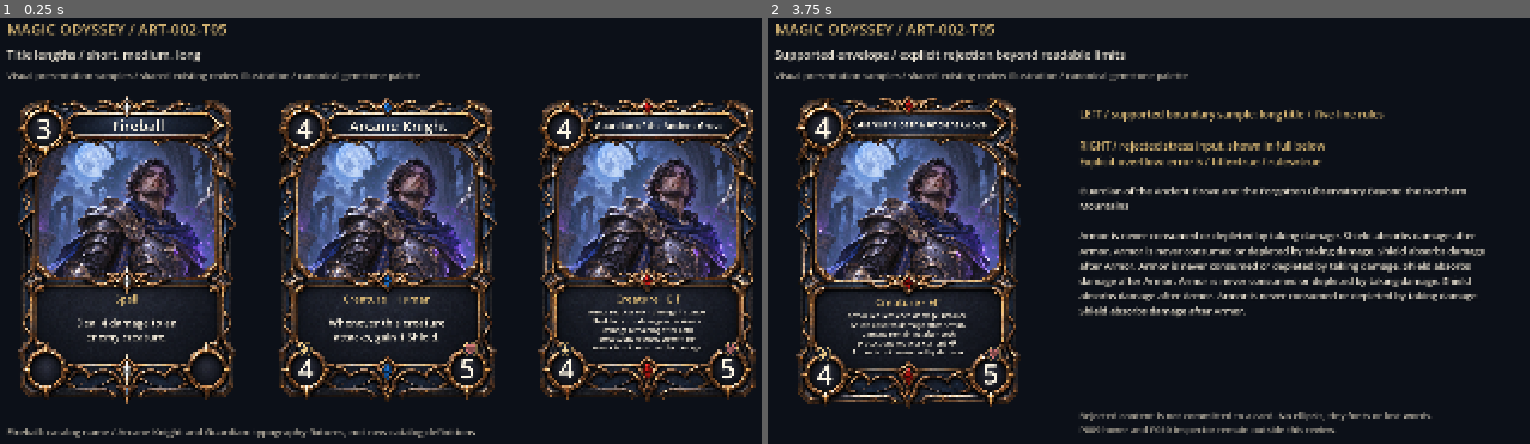
Above: before the commit, frames 1-2 (left to right).
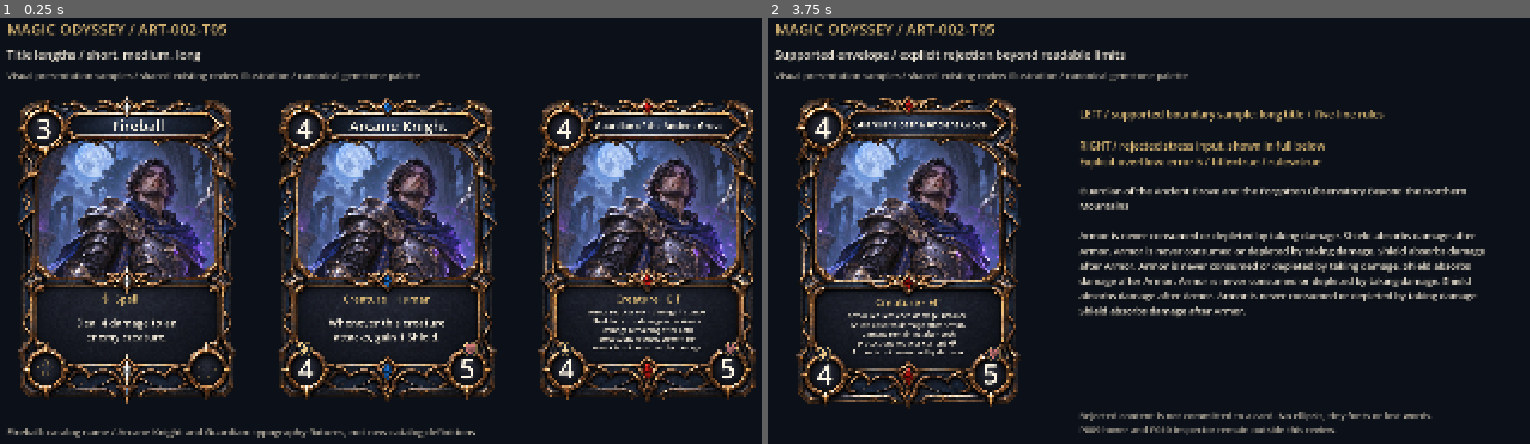
Above: after the commit, the same moments.

Repository: Franck-Allion/MagicOdyssey
Game: Godot game, scene res://docs/art/reviews/art002/t05/fixture.tscn
Same seed, same stepped clock (60 frames per second), same inputs: the game is played once before the commit and once after it. This scene is started directly instead of the project's main scene.
Inputs:
- Up to frame 1 (0.25 s): no input
- Up to frame 2 (3.75 s): tap Enter at 0.5, 2, 3.5 s; tap 1 at 0.6, 1.55, 2.1, 3.05 s; tap 7 at 0.8, 1.35, 2.3, 2.85 s; tap Space at 1.25, 2.75 s; tap 6 at 3.6 s

The runs differ from the first frame. In frame 1, less than 0.1% of the frame differs, in the area x 4-96%, y 64-85%; in frame 2, less than 0.1%.

Commit message:
feat(ui): polish card visuals and category consistency (ART-002-T06)

Diff:
--- a/docs/art/reviews/art002/t04b/capture.gd
+++ b/docs/art/reviews/art002/t04b/capture.gd
@@ -139,8 +139,8 @@
 				_label(page, "T04" if version == 0 else "T04B", Rect2(at+Vector2(75,215),Vector2(110,35)), 19)
 	await _save(viewport, "socket_optical_alignment_1080p.png")
 
-func _measure() -> void:
-	var csv: FileAccess = FileAccess.open(OUT+"numeral_measurements.csv", FileAccess.WRITE)
+func _measure(output_directory: String = OUT) -> void:
+	var csv: FileAccess = FileAccess.open(output_directory+"numeral_measurements.csv", FileAccess.WRITE)
 	csv.store_csv_line(PackedStringArray(["version","socket","value","scale","ink_center_dx_px","ink_center_dy_px","centroid_dx_source","centroid_dy_source","outline_radius_source","ink_height_px","safe_fit","centered","emblem_clear"]))
 	var viewport: SubViewport = _viewport(Vector2i(220,220))
 	var probe: NumeralProbe = NumeralProbe.new()
--- /dev/null
+++ b/docs/art/reviews/art002/t06/capture.gd
@@ -0,0 +1,154 @@
+extends SceneTree
+const FIXTURE: PackedScene = preload("res://docs/art/reviews/art002/t06/fixture.tscn")
+const CATEGORY: GDScript = preload("res://scripts/presentation/card_category_overlay.gd")
+const CONTENT: GDScript = preload("res://scripts/presentation/card_content_overlay.gd")
+const GEMS: GDScript = preload("res://scripts/presentation/rarity_gem_treatment.gd")
+const OUT: String = "res://docs/art/reviews/art002/t06/"
+var _failures: int = 0
+var _checks: int = 0
+
+class ManaBaseline extends CardStatOverlay:
+	func _draw() -> void:
+		draw_number(MANA_CENTER,_mana,126,145,TOKENS.color_token(&"text_bright"),SOCKET_SAFE_RADIUS)
+
+func _initialize() -> void:
+	call_deferred("_run")
+
+func _check(ok: bool, description: String) -> void:
+	_checks += 1
+	if not ok:
+		_failures += 1
+	print("%s %s" % ["PASS" if ok else "FAIL",description])
+
+func _viewport(dimensions: Vector2i) -> SubViewport:
+	var viewport: SubViewport = SubViewport.new()
+	viewport.size = dimensions
+	viewport.transparent_bg = true
+	viewport.render_target_update_mode = SubViewport.UPDATE_ALWAYS
+	root.add_child(viewport)
+	return viewport
+
+func _render(viewport: SubViewport) -> Image:
+	await process_frame
+	await process_frame
+	await RenderingServer.frame_post_draw
+	return viewport.get_texture().get_image()
+
+func _node_image(viewport: SubViewport, node: Control) -> Image:
+	viewport.add_child(node)
+	var image: Image = await _render(viewport)
+	viewport.remove_child(node)
+	node.free()
+	return image
+
+func _category_pixels() -> void:
+	var viewport: SubViewport = _viewport(Vector2i(1086,1448))
+	var mana: ManaBaseline = ManaBaseline.new()
+	mana.set_printed_values(12,0,0)
+	var original: PackedByteArray = (await _node_image(viewport,mana)).get_data()
+	var frame: Image = load("res://assets/_source/lot1/cards/frames/mo_card_frame_master_v03.png").get_image()
+	frame.convert(Image.FORMAT_RGBA8)
+	var frame_pixels: PackedByteArray = frame.get_data()
+	var gem_mask: Image = GEMS.MASK.get_image()
+	gem_mask.convert(Image.FORMAT_RGBA8)
+	var mask: PackedByteArray = gem_mask.get_data()
+	var previous: PackedByteArray = PackedByteArray()
+	for kind: CardContentOverlay.Category in [CardContentOverlay.Category.SPELL,CardContentOverlay.Category.EQUIPMENT]:
+		var overlay: CardCategoryOverlay = CATEGORY.new()
+		overlay.category = kind
+		overlay.set_printed_values(12,0,0)
+		var cue: Vector2 = overlay.category_cue_center()
+		var cue_rect: Rect2 = Rect2(cue-Vector2(32,32),Vector2(64,64))
+		_check(CONTENT.TYPE_BOUNDS.encloses(cue_rect) and not cue_rect.intersects(CONTENT.RULES_BOUNDS),"category cue stays in the existing type line")
+		var clean: PackedByteArray = (await _node_image(viewport,overlay)).get_data()
+		var outside: int = 0
+		var changed_gems: int = 0
+		var transparency_changes: int = 0
+		var socket_changes: PackedInt32Array = PackedInt32Array([0,0])
+		var common_socket_difference: int = 0
+		for offset: int in range(0,clean.size(),4):
+			var point_index: int = offset/4
+			var point: Vector2 = Vector2(point_index % 1086,point_index/1086)
+			var socket: int = -1
+			if point.distance_to(CardStatOverlay.ATTACK_CENTER) <= CATEGORY.ENGRAVING_RADIUS:
+				socket = 0
+			elif point.distance_to(CardStatOverlay.HEALTH_CENTER) <= CATEGORY.ENGRAVING_RADIUS:
+				socket = 1
+			var changed: bool = false
+			for channel: int in range(4):
+				changed = changed or clean[offset+channel] != original[offset+channel]
+				if not previous.is_empty() and socket >= 0 and clean[offset+channel] != previous[offset+channel]:
+					common_socket_difference += 1
+			if not changed:
+				continue
+			if socket >= 0:
+				socket_changes[socket] += 1
+			elif not cue_rect.has_point(point):
+				outside += 1
+			if mask[offset] > 0:
+				changed_gems += 1
+			if frame_pixels[offset+3] != 255:
+				transparency_changes += 1
+		_check(outside == 0 and socket_changes[0] > 100 and socket_changes[1] > 100,
+			"INACTIVE_BOUNDARIES category=%s outside=%d socket_pixels=%s" % [CONTENT.category_name(kind),outside,socket_changes])
+		_check(changed_gems == 0 and transparency_changes == 0,"no rarity-mask or original transparency interference gems=%d alpha=%d" % [changed_gems,transparency_changes])
+		_check(common_socket_difference == 0,"Spell and Equipment use the identical neutral socket seal")
+		var junk: CardCategoryOverlay = CATEGORY.new()
+		junk.category = kind
+		junk.set_printed_values(12,99,999,99)
+		junk.set_shield_overlay(999)
+		var junk_pixels: PackedByteArray = (await _node_image(viewport,junk)).get_data()
+		_check(clean == junk_pixels,"PHANTOM_STATS category=%s ignored Attack/Health/Armor/Shield" % CONTENT.category_name(kind))
+		previous = clean
+	viewport.queue_free()
+	await process_frame
+
+func _integrated_categories() -> void:
+	var scene: Control = FIXTURE.instantiate() as Control
+	scene.set_anchors_preset(Control.PRESET_TOP_LEFT)
+	scene.size = Vector2(1920,1080)
+	root.add_child(scene)
+	scene.visible = false
+	var data: Array[CardContentOverlay.Content] = scene.call("category_samples")
+	var holder: Control = Control.new()
+	scene.add_child(holder)
+	for kind: CardContentOverlay.Category in [CardContentOverlay.Category.CREATURE,CardContentOverlay.Category.SPELL,CardContentOverlay.Category.EQUIPMENT]:
+		var card: Control = scene.call("_show",holder,Vector2.ZERO,760,data[int(kind)],3,1,3,2,1,5) as Control
+		var text: CardContentOverlay = card.get_node("CardContent") as CardContentOverlay
+		var stats: CardStatOverlay = card.get_child(card.get_child_count()-1) as CardStatOverlay
+		_check(text.accepted_content.category == kind and text.title_label.text == data[int(kind)].title and text.rules_label.get_parsed_text() == data[int(kind)].rules,"integrated category keeps complete T05 text")
+		_check((stats is CardCategoryOverlay) == (kind != CardContentOverlay.Category.CREATURE),"category selects the correct reusable stat renderer")
+		_check(card.size == Vector2(1086,1448) and card.get_child(0).position == Vector2(124,207),"original card geometry and illustration aperture")
+		card.free()
+	scene.free()
+
+func _capture(filename: String, dimensions: Vector2i, mode: int) -> void:
+	var viewport: SubViewport = _viewport(dimensions)
+	var scene: Control = FIXTURE.instantiate() as Control
+	scene.set_anchors_preset(Control.PRESET_TOP_LEFT)
+	scene.size = Vector2(dimensions)
+	viewport.add_child(scene)
+	scene.set("_mode",mode)
+	scene.call("_rebuild")
+	var image: Image = await _render(viewport)
+	var result: Error = image.save_png(OUT+filename)
+	_check(result == OK and image.get_size() == dimensions,"CAPTURE %s %s exit=%d" % [filename,dimensions,result])
+	viewport.queue_free()
+	await process_frame
+
+func _run() -> void:
+	if DisplayServer.get_name() == "headless":
+		push_error("T06 capture requires a graphical renderer")
+		quit(2)
+		return
+	_integrated_categories()
+	await _category_pixels()
+	await _capture("creature_spell_equipment_1080p.png",Vector2i(1920,1080),0)
+	await _capture("inactive_sockets_closeup_1080p.png",Vector2i(1920,1080),1)
+	await _capture("icons_closeup_1080p.png",Vector2i(1920,1080),2)
+	await _capture("mixed_hand_1080p.png",Vector2i(1920,1080),3)
+	await _capture("mixed_hand_720p.png",Vector2i(1280,720),4)
+	await _capture("rarity_category_matrix_1080p.png",Vector2i(1920,1080),5)
+	await _capture("final_card_1080p.png",Vector2i(1920,1080),6)
+	print("T06_CHECKS=%d FAILURES=%d" % [_checks,_failures])
+	quit(0 if _failures == 0 else 1)
--- /dev/null
+++ b/docs/art/reviews/art002/t06/fixture.gd
@@ -0,0 +1,97 @@
+extends "res://docs/art/reviews/art002/t05/fixture.gd"
+## T06 review only; inherits the existing ART-002 card composer and T05 content data.
+
+func _ready() -> void:
+	super._ready()
+	for argument: String in OS.get_cmdline_user_args():
+		if argument.begins_with("--mode="):
+			_mode = clampi(argument.trim_prefix("--mode=").to_int(),0,6)
+	_rebuild()
+
+func _unhandled_key_input(event: InputEvent) -> void:
+	if event is InputEventKey and event.is_pressed() and not event.is_echo():
+		var key: InputEventKey = event as InputEventKey
+		if key.keycode >= KEY_1 and key.keycode <= KEY_7:
+			_mode = key.keycode-KEY_1
+			_rebuild()
+
+func _show(parent: Control, origin: Vector2, height: float, data: CardContentOverlay.Content,
+		rarity: int = 3, armor: int = 0, shield: int = 0, cost: int = 4,
+		attack: int = 4, health: int = 5, emerald: bool = false) -> Control:
+	var material_override: ShaderMaterial = GEM_TREATMENT.create_material(&"epic",true) if emerald else null
+	return _card(parent,origin,height,rarity,material_override,armor,shield,cost,attack,health,data)
+
+func category_samples() -> Array[CardContentOverlay.Content]:
+	return [fields("Rampart Guard",CardContentOverlay.Category.CREATURE,"Human","Armor 1."),
+		fields("Fireball",CardContentOverlay.Category.SPELL,"","Deal 4 damage to an enemy creature."),
+		fields("Bastion Armor",CardContentOverlay.Category.EQUIPMENT,"","Equipped creature has +2 Armor.")]
+
+func _crop(parent: Control, at: Vector2, bounds: Rect2, factor: float, data: CardContentOverlay.Content,
+		armor: int = 0, shield: int = 0, attack: int = 4, health: int = 5) -> void:
+	var crop: Control = Control.new()
+	crop.position = at
+	crop.size = bounds.size*factor
+	crop.clip_contents = true
+	parent.add_child(crop)
+	_show(crop,-bounds.position*factor,1448*factor,data,3,armor,shield,2,attack,health)
+
+func _rebuild() -> void:
+	if not is_node_ready():
+		return
+	if is_instance_valid(_stage):
+		remove_child(_stage)
+		_stage.queue_free()
+	_stage = Control.new()
+	_stage.size = Vector2(1920,1080)
+	var factor: float = minf(size.x/1920.0,size.y/1080.0)
+	_stage.scale = Vector2.ONE*factor
+	_stage.position = (size-_stage.size*factor)*0.5
+	add_child(_stage)
+	var background: ColorRect = ColorRect.new()
+	background.size = _stage.size
+	background.color = TOKENS.color_token(&"background")
+	_stage.add_child(background)
+	_label(_stage,"MAGIC ODYSSEY / ART-002-T06",Rect2(60,25,1800,55),36,TOKENS.color_token(&"accent"),&"SectionHeading")
+	var headings: PackedStringArray = ["One family / Creature, Spell and Equipment", "Dormant enamel / engraved seals, unchanged sockets", "Material detail / source-space icons and numerical sockets", "Mixed seven-card hand / canonical rarities + explicit emerald sample", "Mixed seven-card hand / canonical rarities + explicit emerald sample", "Rarity and category compatibility / canonical palette and opt-in emerald", "Rampart Guard / complete inspection candidate"]
+	_label(_stage,headings[_mode],Rect2(60,92,1800,45),28,TOKENS.color_token(&"text"))
+	_label(_stage,"Shared original test portrait / visual samples only / original v03 artwork, typography and numerical registration",Rect2(60,147,1800,40),22,TOKENS.color_token(&"secondary"))
+	var cases: Array[CardContentOverlay.Content] = category_samples()
+	if _mode == 0:
+		for index: int in range(3):
+			_show(_stage,Vector2(70+625*index,215),740,cases[index],3,1 if index == 0 else 0,0,2 if index == 0 else 3,1,5)
+		_label(_stage,"Same frame and violet Epic / dormant seals are ornamental, never zero-valued statistics",Rect2(60,1000,1800,40),24,TOKENS.color_token(&"secondary"))
+	elif _mode == 1:
+		for index: int in range(3):
+			_label(_stage,["CREATURE / active 12 and 10","SPELL / dormant","EQUIPMENT / dormant"][index],Rect2(60,290+index*270,560,60),27,TOKENS.color_token(&"accent"))
+			_crop(_stage,Vector2(650,215+index*270),Rect2(40,1130,1006,300),0.95,cases[index],1 if index == 0 else 0,3 if index == 0 else 0,12,10)
+	elif _mode == 2:
+		_crop(_stage,Vector2(95,330),Rect2(40,35,240,260),1.2,cases[0],1,3)
+		_crop(_stage,Vector2(570,335),Rect2(40,1130,1006,300),1.2,cases[0],1,3)
+		_label(_stage,"MANA / original numeral and bronze socket",Rect2(95,720,750,50),25,TOKENS.color_token(&"text"))
+		_label(_stage,"SWORD / ATTACK     STEEL / ARMOR     AZURE / SHIELD     HEART / MAX HP",Rect2(570,770,1290,70),22,TOKENS.color_token(&"text"))
+		_label(_stage,"Top-lit facets retain the approved silhouettes, weight and coordinates. No new gameplay symbols.",Rect2(95,950,1730,50),25,TOKENS.color_token(&"secondary"))
+	elif _mode == 3 or _mode == 4:
+		var hand: Array[CardContentOverlay.Content] = [cases[0],cases[1],cases[2],
+			fields("Guardian of the Ancient Grove",CardContentOverlay.Category.CREATURE,"Elf",STRESS_RULES),
+			fields("Arcane Barrier",CardContentOverlay.Category.SPELL,"","Grant 3 Shield to an allied creature."),
+			fields("Runic Blade",CardContentOverlay.Category.EQUIPMENT,"","Equipped creature has +2 Attack."),
+			fields("Ancestral Drake",CardContentOverlay.Category.CREATURE,"Dragon","")]
+		var rarity_indices: Array[int] = [0,1,2,3,4,3,2]
+		var costs: Array[int] = [2,3,3,4,2,2,6]
+		for index: int in range(7):
+			_show(_stage,Vector2(82.5+index*253,586),316,hand[index],rarity_indices[index],1 if index == 0 else 0,
+				3 if index == 0 else 0,costs[index],12 if index == 3 else (7 if index == 6 else 1),10 if index == 3 else (7 if index == 6 else 5),index == 5)
+		_label(_stage,"Active creature values / dormant neutral seals / small flare = Spell / clasp = Equipment",Rect2(85,340,1750,55),27,TOKENS.color_token(&"accent"),&"SectionHeading")
+		_label(_stage,"Card 4 is a long-title / two-digit typography fixture. Card 6 explicitly opts into emerald Epic. Detailed rules require inspection.",Rect2(85,415,1750,65),22,TOKENS.color_token(&"secondary"))
+	elif _mode == 5:
+		var columns: PackedStringArray = ["Common / white","Uncommon / blue","Rare / red","Epic / violet","Legendary / gold","Epic / emerald*"]
+		for column: int in range(6):
+			_label(_stage,columns[column],Rect2(220+column*265,192,250,40),22,TOKENS.color_token(&"text"))
+		for row: int in range(3):
+			_label(_stage,["Creature","Spell","Equipment"][row],Rect2(60,320+row*265,160,50),24,TOKENS.color_token(&"accent"))
+			for column: int in range(6):
+				_show(_stage,Vector2(220+column*265,235+row*265),240,cases[row],column if column < 5 else 3,1 if row == 0 else 0,0,2 if row == 0 else 3,1,5,column == 5)
+		_label(_stage,"* Emerald is explicit opt-in only. Canonical Epic remains violet. Category ornaments never recolor rarity gemstones.",Rect2(60,1030,1800,35),21,TOKENS.color_token(&"secondary"))
+	else:
+		_show(_stage,Vector2(385,210),760,cases[0],3,1,3,2,1,5)
+		_label(_stage,"RAMPART GUARD\n\nPrinted values: Mana 2 / Attack 1 / Max HP 5\nNative Armor 1\n\nShield 3 is an illustrative live overlay.\nOriginal portrait remains test art.\n\nThe creature face, gem treatment and\nall numeral positions are preserved.",Rect2(1090,325,760,520),27,TOKENS.color_token(&"secondary"))
--- /dev/null
+++ b/docs/art/reviews/art002/t06/fixture.tscn
@@ -0,0 +1,7 @@
+[gd_scene load_steps=3 format=3]
+
+[ext_resource type="PackedScene" path="res://scenes/ui/art002_card_integration_test.tscn" id="1"]
+[ext_resource type="Script" path="res://docs/art/reviews/art002/t06/fixture.gd" id="2"]
+
+[node name="ART002FinalVisualReview" instance=ExtResource("1")]
+script = ExtResource("2")
--- /dev/null
+++ b/docs/art/reviews/art002/t06/stat_regression.gd
@@ -0,0 +1,9 @@
+extends "res://docs/art/reviews/art002/t04b/capture.gd"
+## Execute the existing 144-case matrix without rewriting T04B review artifacts.
+func _run() -> void:
+	if DisplayServer.get_name() == "headless":
+		quit(2)
+		return
+	await _measure("res://docs/art/reviews/art002/t06/")
+	print("T06_STAT_REGRESSION_FAILURES=%d" % _failures)
+	quit(0 if _failures == 0 else 1)
--- a/scripts/presentation/art002_card_integration_test.gd
+++ b/scripts/presentation/art002_card_integration_test.gd
@@ -8,6 +8,7 @@
 const GEM_TREATMENT: GDScript = preload("res://scripts/presentation/rarity_gem_treatment.gd")
 const STAT_OVERLAY: GDScript = preload("res://scripts/presentation/card_stat_overlay.gd")
 const CONTENT_OVERLAY: GDScript = preload("res://scripts/presentation/card_content_overlay.gd")
+const CATEGORY_OVERLAY: GDScript = preload("res://scripts/presentation/card_category_overlay.gd")
 const CARD_SIZE: Vector2 = Vector2(1086, 1448)
 const RARITIES: Array[StringName] = [&"common", &"uncommon", &"rare", &"epic", &"legendary"]
 const NAMES: PackedStringArray = ["Common", "Uncommon", "Rare", "Epic", "Legendary"]
@@ -17,12 +18,6 @@
 var _use_emerald: bool = false
 var _gem_materials: Array[ShaderMaterial] = []
 var _emerald_epic_material: ShaderMaterial
-
-class ManaOnlyOverlay extends CardStatOverlay:
-	## Non-creatures leave the original midnight-enamel footer sockets dormant.
-	## Uses the approved cost renderer unchanged; no invented Attack/HP values.
-	func _draw() -> void:
-		draw_number(MANA_CENTER, _mana, 126, 145, TOKENS.color_token(&"text_bright"), SOCKET_SAFE_RADIUS)
 
 func _ready() -> void:
 	theme = TOKENS.THEME
@@ -102,7 +97,9 @@
 	var text_result: Error = text_overlay.configure(fields)
 	if text_result != OK:
 		push_error("ART002 content rejected: %s" % text_overlay.overflow_reason)
-	var stats: CardStatOverlay = STAT_OVERLAY.new() if fields.category == CardContentOverlay.Category.CREATURE else ManaOnlyOverlay.new()
+	var stats: CardStatOverlay = STAT_OVERLAY.new() if fields.category == CardContentOverlay.Category.CREATURE else CATEGORY_OVERLAY.new()
+	if stats is CardCategoryOverlay:
+		(stats as CardCategoryOverlay).category = fields.category
 	card.add_child(stats)
 	stats.set_printed_values(cost, attack_value, health_value, native_armor)
 	stats.set_shield_overlay(shield)
--- /dev/null
+++ b/scripts/presentation/card_category_overlay.gd
@@ -0,0 +1,70 @@
+class_name CardCategoryOverlay
+extends CardStatOverlay
+## Non-creature presentation only. Original enamel remains visible through engraving.
+## Category cues are typographic ornaments, never gameplay keywords or statistics.
+const CONTENT: GDScript = preload("res://scripts/presentation/card_content_overlay.gd")
+const ENGRAVING_RADIUS: float = 56.0
+var category: CardContentOverlay.Category = CardContentOverlay.Category.SPELL
+
+func _draw() -> void:
+	draw_number(MANA_CENTER, _mana, 126, 145, TOKENS.color_token(&"text_bright"), SOCKET_SAFE_RADIUS)
+	engrave_socket(ATTACK_CENTER)
+	engrave_socket(HEALTH_CENTER)
+	draw_category_cue()
+
+func engrave_socket(center: Vector2) -> void:
+	var shadow: Color = TOKENS.color_token(&"background")
+	shadow.a = 0.68
+	var bronze: Color = TOKENS.color_token(&"accent_dim")
+	bronze.a = 0.74
+	var light: Color = TOKENS.color_token(&"accent")
+	light.a = 0.42
+	# Quatrefoil seal etched into the existing enamel: no opaque disk or fake glyph.
+	var rosette: PackedVector2Array = PackedVector2Array()
+	for step: int in range(97):
+		var angle: float = TAU*step/96.0
+		var radius: float = 29.0+12.0*cos(4.0*angle)
+		rosette.append(center+Vector2.from_angle(angle)*radius)
+	var recessed: PackedVector2Array = PackedVector2Array()
+	for point: Vector2 in rosette:
+		recessed.append(point+Vector2(0,1.5))
+	draw_polyline(recessed,shadow,3.5,true)
+	draw_polyline(rosette,bronze,2.6,true)
+	for step: int in range(4):
+		var angle: float = PI*0.25+step*PI*0.5
+		var direction: Vector2 = Vector2.from_angle(angle)
+		draw_line(center+direction*46.0,center+direction*53.0,bronze,2.6,true)
+	# A broken upper highlight suggests recessed tooling rather than a glowing gem.
+	for petal: int in range(4):
+		var start: int = petal*24+3
+		var glint: PackedVector2Array = rosette.slice(start,start+9)
+		draw_polyline(glint,light,1.5,true)
+
+func category_cue_center() -> Vector2:
+	var name_text: String = CONTENT.category_name(category)
+	var font: Font = TOKENS.THEME.get_font(&"font",&"CardTitle")
+	var width: float = font.get_string_size(name_text,HORIZONTAL_ALIGNMENT_LEFT,-1,CONTENT.TYPE_SIZE).x
+	# 28 px cue half-width + 16 px breathing room before the existing category text.
+	return CONTENT.TYPE_BOUNDS.get_center()-Vector2(width*0.5+44.0,0)
+
+func draw_category_cue() -> void:
+	var center: Vector2 = category_cue_center()
+	var ink: Color = TOKENS.color_token(&"accent")
+	var low: Color = TOKENS.color_token(&"accent_dim")
+	if category == CardContentOverlay.Category.SPELL:
+		# Small arcane flare. Neutral gold, independent of rarity or spell behavior.
+		var flare: PackedVector2Array = PackedVector2Array([Vector2(0,-26),Vector2(7,-7),Vector2(26,0),Vector2(7,7),Vector2(0,26),Vector2(-7,7),Vector2(-26,0),Vector2(-7,-7),Vector2(0,-26)])
+		for index: int in range(flare.size()):
+			flare[index] += center
+		draw_polyline(flare,low,3.0,true)
+		draw_line(center+Vector2(0,-18),center+Vector2(0,18),ink,2.5,true)
+		draw_line(center+Vector2(-18,0),center+Vector2(18,0),ink,2.5,true)
+	else:
+		# Equipment clasp: two rails and a pin, not an Armor or weapon stat icon.
+		var clasp: PackedVector2Array = PackedVector2Array([Vector2(-24,-21),Vector2(24,-21),Vector2(24,21),Vector2(-24,21),Vector2(-24,-21)])
+		for index: int in range(clasp.size()):
+			clasp[index] += center
+		draw_polyline(clasp,low,3.0,true)
+		draw_line(center+Vector2(-17,-14),center+Vector2(17,-14),ink,2.5,true)
+		draw_line(center+Vector2(0,-21),center+Vector2(0,21),ink,3.0,true)
+		draw_line(center+Vector2(0,0),center+Vector2(27,0),ink,3.0,true)
--- a/scripts/presentation/card_stat_overlay.gd
+++ b/scripts/presentation/card_stat_overlay.gd
@@ -123,9 +123,13 @@
 			# Arcane ward: pointed lozenge and floating energy arcs, unlike solid metal Armor.
 			shape = PackedVector2Array([Vector2(0,-28), Vector2(19,-4), Vector2(15,14), Vector2(0,29), Vector2(-15,14), Vector2(-19,-4)])
 			tint = TOKENS.color_token(&"shield")
+	# Preserve silhouettes and registration; add restrained top-lit material relief.
+	var facets: PackedColorArray = PackedColorArray()
 	for index: int in range(shape.size()):
+		var upper_light: float = clampf((28.0-shape[index].y-shape[index].x*0.35)/62.0,0.0,1.0)
+		facets.append(tint.darkened(0.64).lerp(tint.lightened(0.12),upper_light))
 		shape[index] = center + shape[index] * factor
-	draw_colored_polygon(shape, tint.darkened(0.4))
+	draw_polygon(shape,facets)
 	var edge: PackedVector2Array = shape.duplicate()
 	edge.append(shape[0])
 	draw_polyline(edge, tint, 3.5, true)
Binary file added: docs/art/reviews/art002/t06/creature_spell_equipment_1080p.png
Binary file added: docs/art/reviews/art002/t06/final_card_1080p.png
Binary file added: docs/art/reviews/art002/t06/icons_closeup_1080p.png
Binary file added: docs/art/reviews/art002/t06/inactive_sockets_closeup_1080p.png
Binary file added: docs/art/reviews/art002/t06/mixed_hand_1080p.png
Binary file added: docs/art/reviews/art002/t06/mixed_hand_720p.png
Binary file added: docs/art/reviews/art002/t06/rarity_category_matrix_1080p.png
Not shown, added: docs/art/reviews/art002/t06/stat_regression.gd.uid
Not shown, added: scripts/presentation/card_category_overlay.gd.uid
